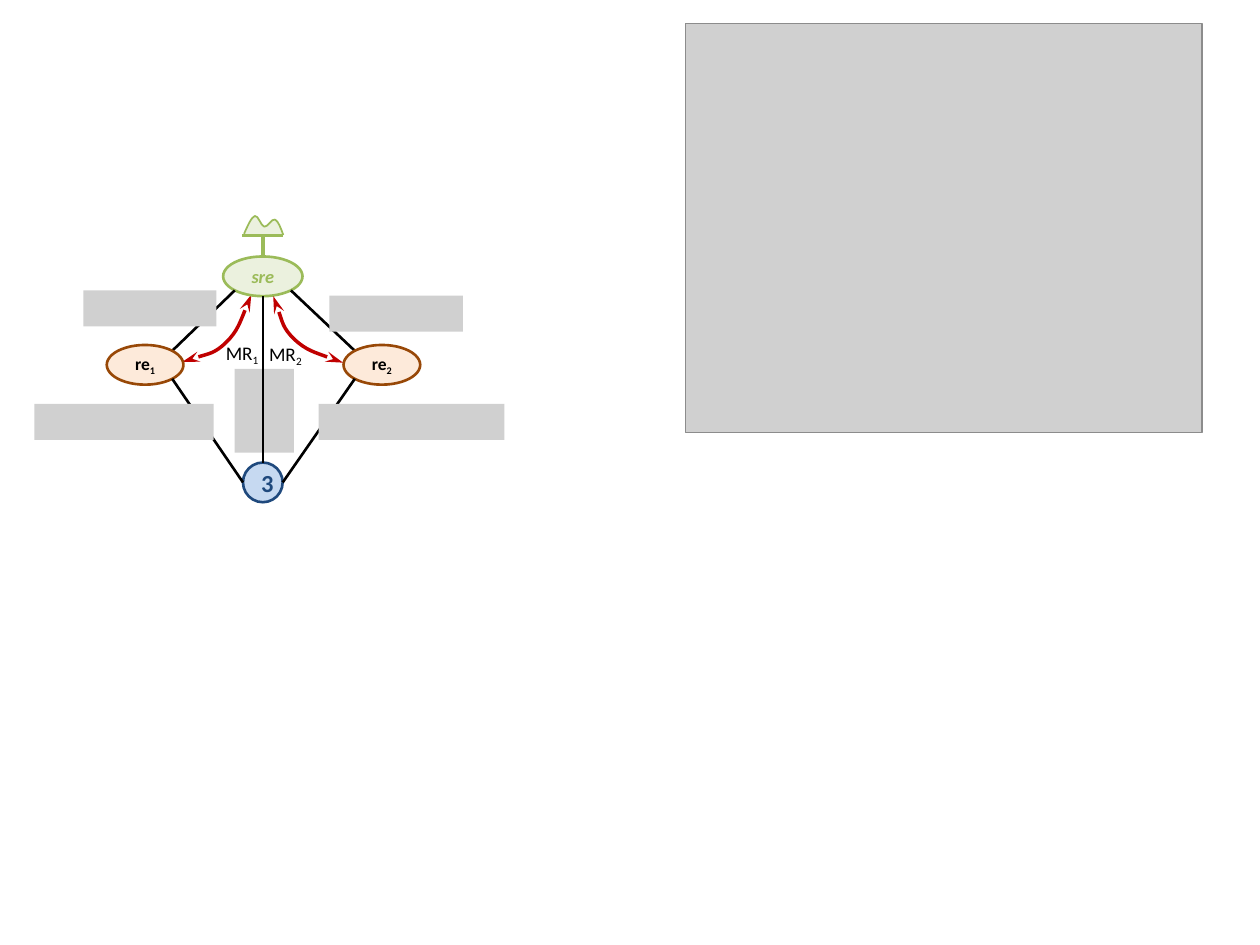
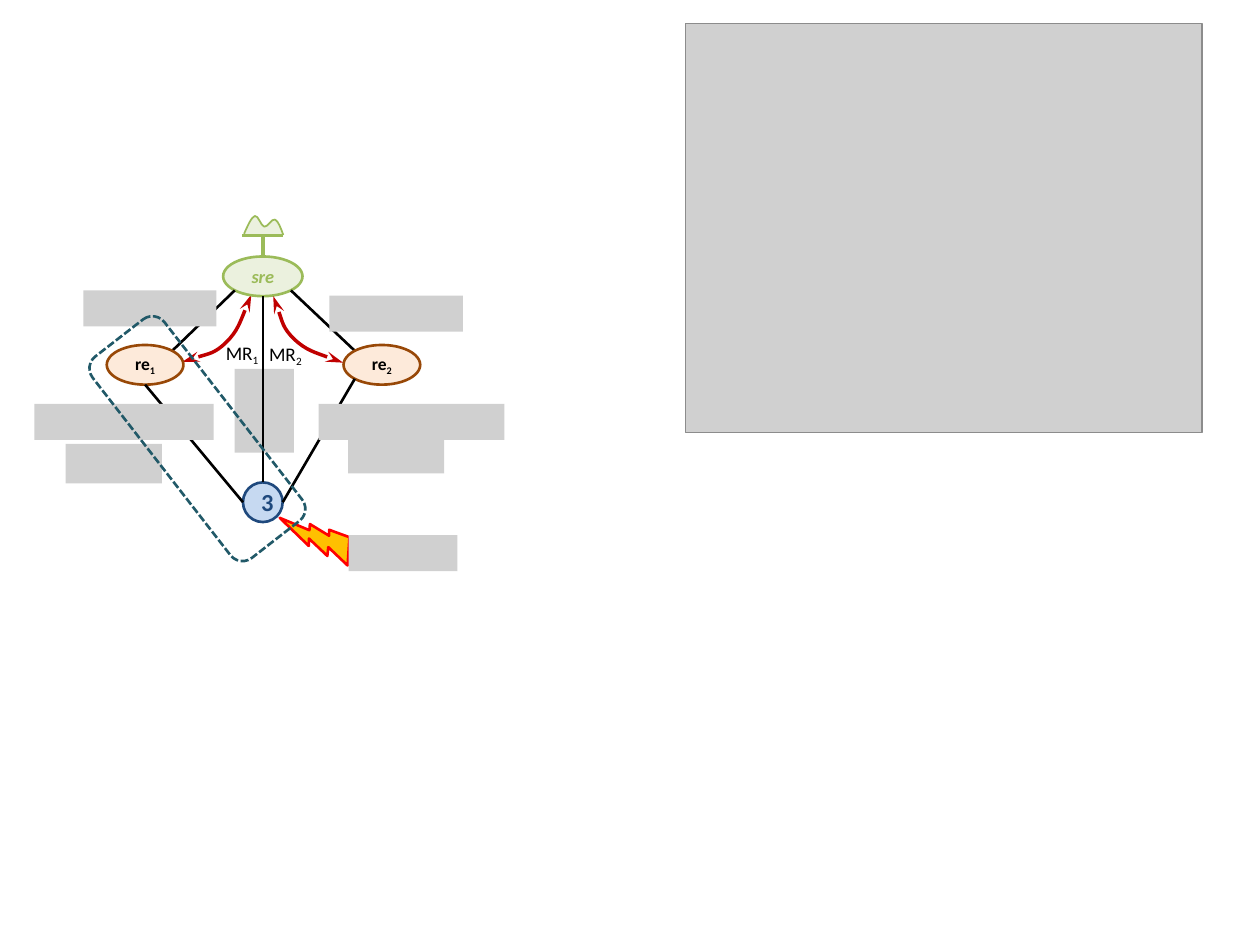
Before and after one commit to xpessoles/PSI, a slide deck: slide 3 of Centrale_2018/images/Figures.pptx. Drawn at 1260x945 pixels with LibreOffice and Linux fonts; fonts in the diff are those of the drawing; grey boxes stand for pictures. Boxes give left, top, right and bottom in pixels: in the first picture for what was removed or moved away, otherwise in the second. Text is boxed around its words. In the diff, an @@ line names an element or a change of style, - is before the commit and + after.

```diff
--- a/Centrale_2018/images/Figures.pptx
+++ b/Centrale_2018/images/Figures.pptx
@@ line moved from (263, 462) - (263, 296) to (263, 483) - (263, 296) @@
@@ rounded rectangle added at (x1=83, y1=310, x2=310, y2=567), outline #215968 1.5 pt dashed @@
@@ line moved from (243, 483) - (173, 379) to (243, 503) - (145, 384) @@
@@ line moved from (282, 483) - (355, 379) to (282, 503) - (355, 379) @@
@@ picture added at (x1=66, y1=444, x2=161, y2=483) @@
@@ picture added at (x1=348, y1=433, x2=444, y2=472) @@
@@ ellipse "3" moved from (x1=243, y1=462, x2=282, y2=501) to (x1=243, y1=483, x2=282, y2=522) @@
@@ lightning bolt added at (x1=280, y1=499, x2=359, y2=582), fill #FFC000, outline #FF0000 1.5 pt @@
@@ picture added at (x1=349, y1=536, x2=457, y2=572) @@
```
Also in this commit, not shown: 2 other files.
